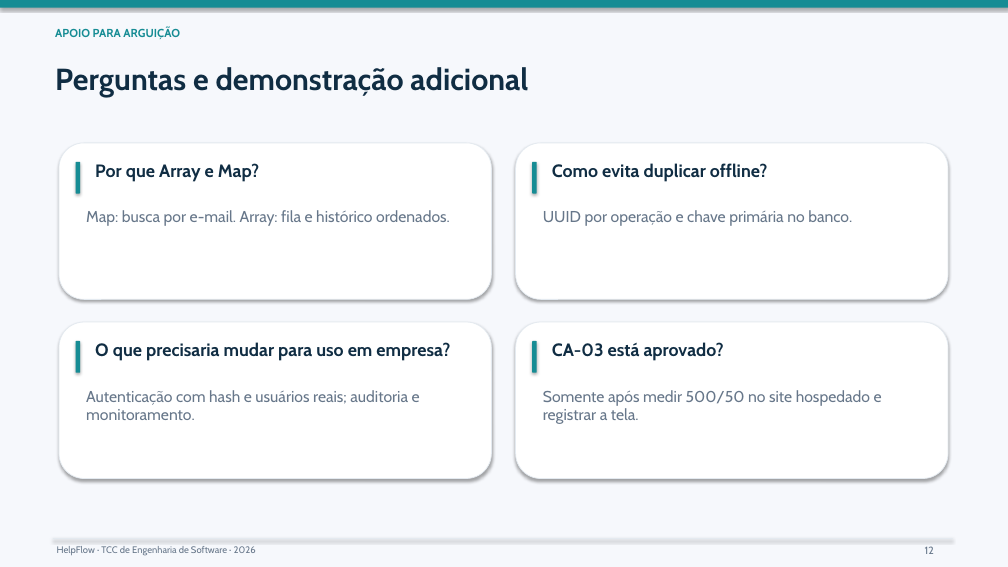
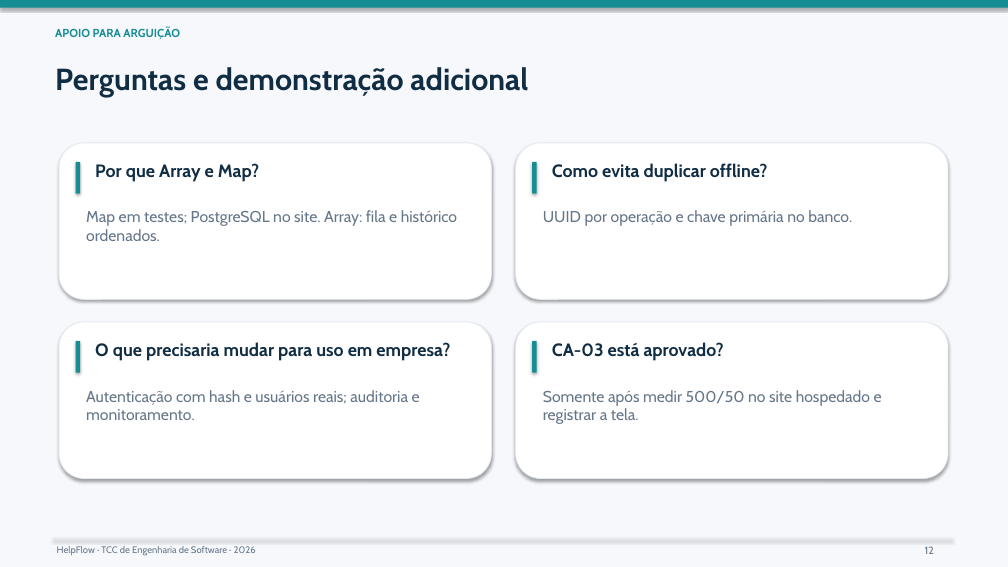
Before and after one commit to Goldcrowb/TCC_HelpFlow, a slide deck: slide 12 of apresentacao/Apresentacao_HelpFlow_TCC.pptx. Drawn at 1008x567 pixels with LibreOffice and Linux fonts; fonts in the diff are those of the drawing. Boxes give left, top, right and bottom in pixels: in the first picture for what was removed or moved away, otherwise in the second. Text is boxed around its words. In the diff, an @@ line names an element or a change of style, - is before the commit and + after.

Commit message:
teste1

```diff
--- a/apresentacao/Apresentacao_HelpFlow_TCC.pptx
+++ b/apresentacao/Apresentacao_HelpFlow_TCC.pptx
@@ text at bbox=[86, 210, 457, 241]: text changed @@
-Map: busca por e-mail. Array: fila e histórico ordenados.
+Map em testes; PostgreSQL no site. Array: fila e histórico ordenados.
```
Also in this commit, not shown: 5 other slides changed, 39 other files.
